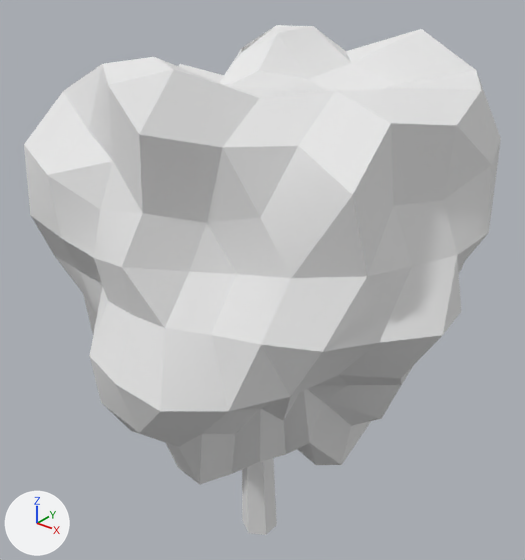
Renders of the OBJ model Assets/Models/tree_a.obj from each side of a commit.
Camera for both pictures: a camera (50 mm lens) standing at (15.2, -18.8, 23.6) and looking at (-0.3, 0.5, 11.6). Lighting does not change. The marker at lower left points along +X, +Y and +Z. Where no turn or scale is listed for an object, it has been applied to the vertices.

The first picture shows 'tree_a'.
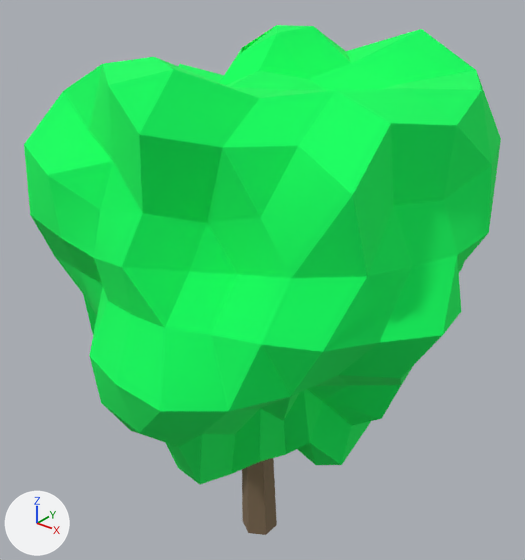
Where the change shows, as pixel boxes (x1, y1, x2, y2) in the pictures (525 x 560 px):
part 1 of me_tree_a, recoloured (white to green): (24, 25, 501, 484) in both
part 2 of me_tree_a, recoloured (white to brown): (242, 458, 277, 535) in both

Diff of the bpy script that builds the scene:
```diff
--- a/Assets/Models/tree_a.obj.py
+++ b/Assets/Models/tree_a.obj.py
@@ mat_tree_leaves @@
+mat_tree_leaves = principled_material('Tree-Leaves')
+mat_tree_leaves.base_color = (0.0, 1.0, 0.118)  # green #00ff60
+mat_tree_leaves.roughness = 1.0
@@ mat_tree_trunk @@
+mat_tree_trunk = principled_material('Tree-Trunk')
+mat_tree_trunk.base_color = (0.22, 0.151, 0.0879)  # brown #816c54
+mat_tree_trunk.roughness = 1.0
@@ me_tree_a @@
 me_tree_a.from_pydata(...)  # 284 vertices, 556 faces; spans x -8.3..8.4, y -7.7..7.8, z 0.0..20.8
 # used by ob_tree_a; location = (0.0, 0.0, 0.0)
+# me_tree_a part 1: all 514 faces that had it switch from mat_tree_leaves_1 (white #e7e7e7) to mat_tree_leaves (green #00ff60)
+# me_tree_a part 2: all 42 faces that had it switch from mat_tree_trunk_1 (white #e7e7e7) to mat_tree_trunk (brown #816c54)
```
